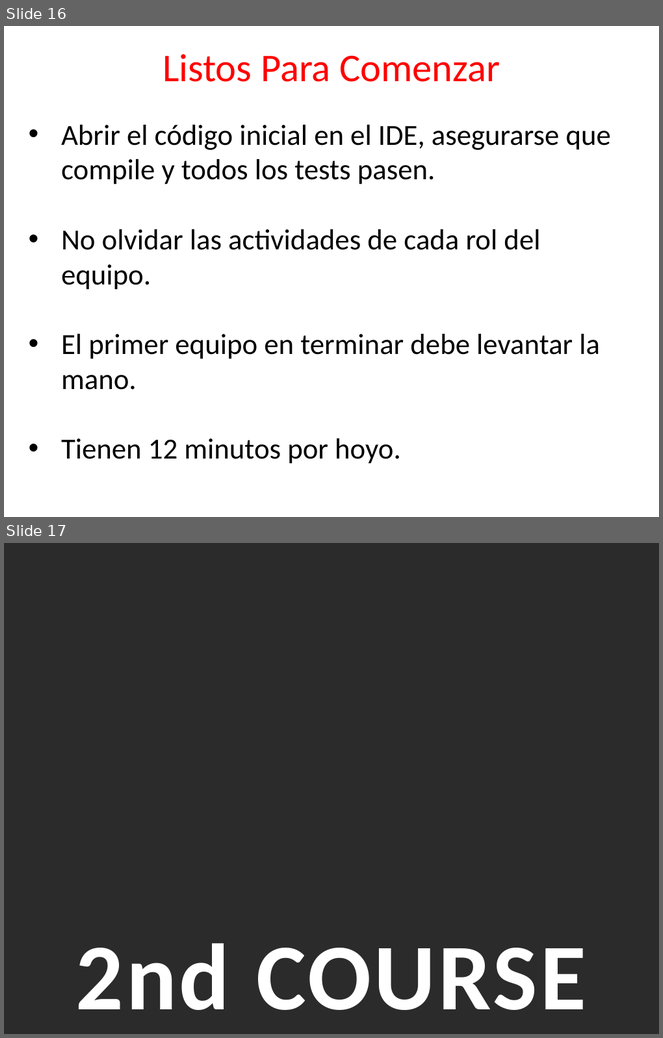
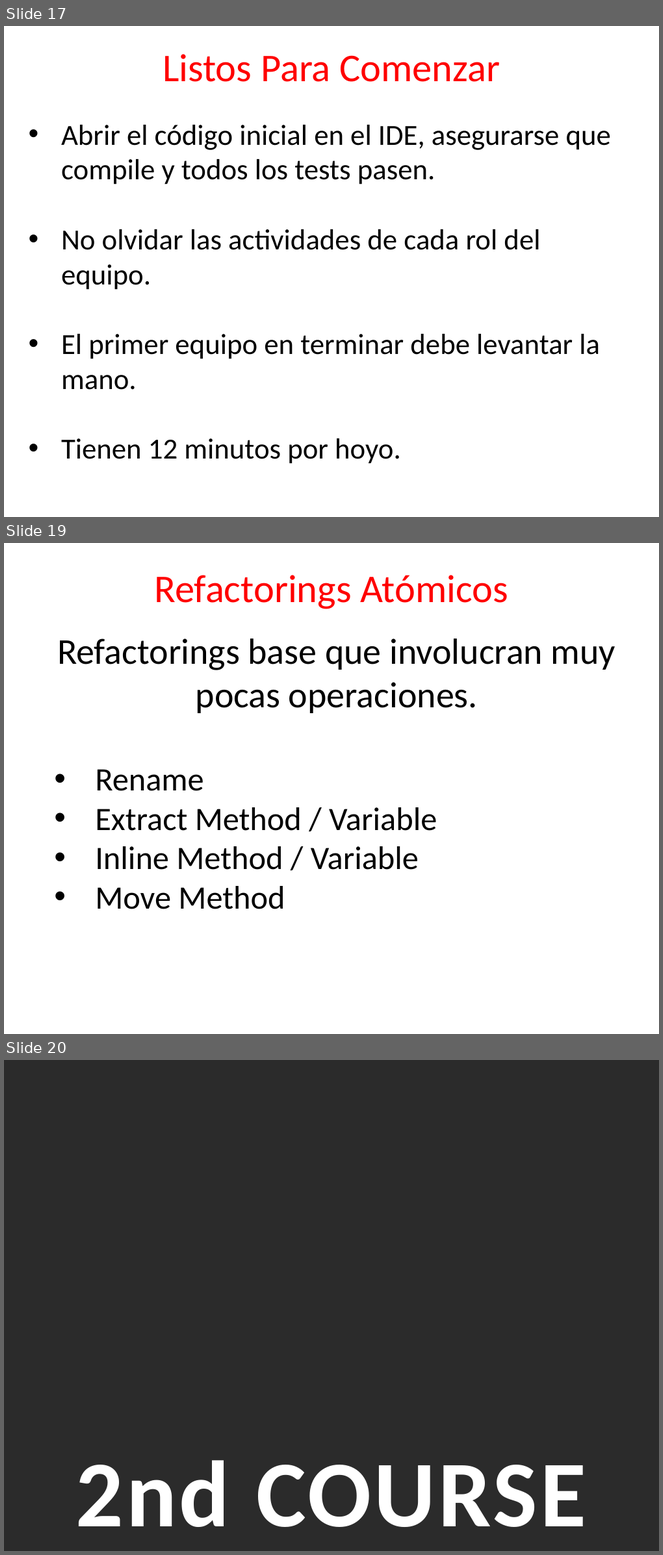
Before and after one commit to angelnunezsalazar/Refactoring-Golf, a slide deck: ppt/Diapositivas.pptx. Shown one above the other, each under a label of ours: slides 16 and 17 before the commit, slides 17, 19 and 20 after it; the slides between them are not shown. The pictures are 663x1038 and 663x1555 pixels, drawn with LibreOffice and Linux fonts; fonts in the diff are those of the drawing; background and template pictures are left out; a plain dark background stands for a picture behind light text. Boxes give left, top, right and bottom in pixels: in the first picture for what was removed or moved away, otherwise in the second. Text is boxed around its words. In the diff, an @@ line names an element or a change of style, - is before the commit and + after.

```diff
--- a/ppt/Diapositivas.pptx
+++ b/ppt/Diapositivas.pptx
@@ slide 19 added at <box>4,543,659,1034</box>, background #FFFFFF @@
@@ title added at <box>154,575,508,609</box>, 43.2 pt, text #FF0000 @@
+Refactorings Atómicos
@@ text added at <box>57,639,616,910</box>, 36 pt, text #000000 @@
+Refactorings base que involucran muy pocas operaciones.
+• Rename
+• Extract Method / Variable
+• Inline Method / Variable
+• Move Method
@@ what was slide 16 is now slide 17 @@
@@ what was slide 17 is now slide 20 @@
```
Also in this commit, not shown: 1 slide changed, 2 other slides added, 6 other files.
